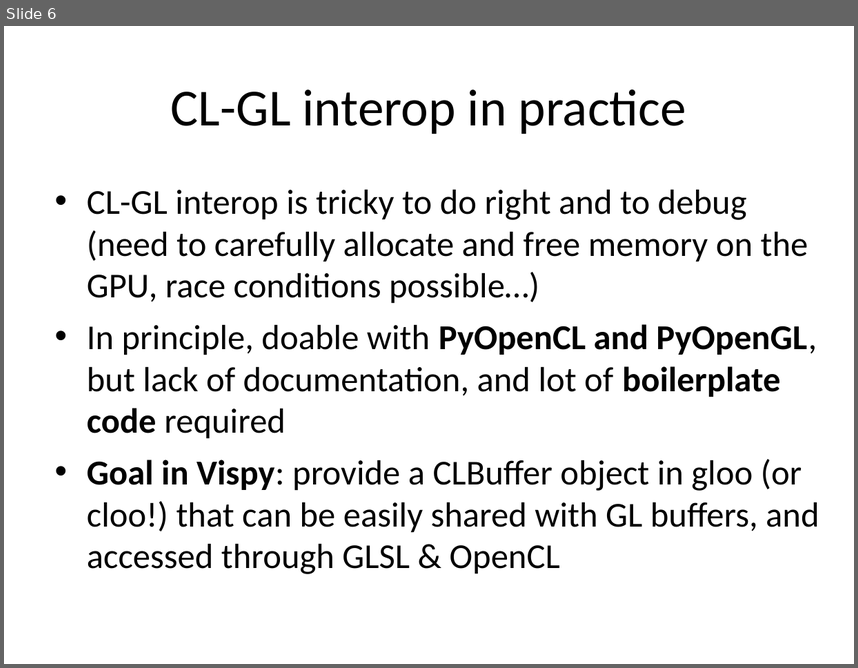
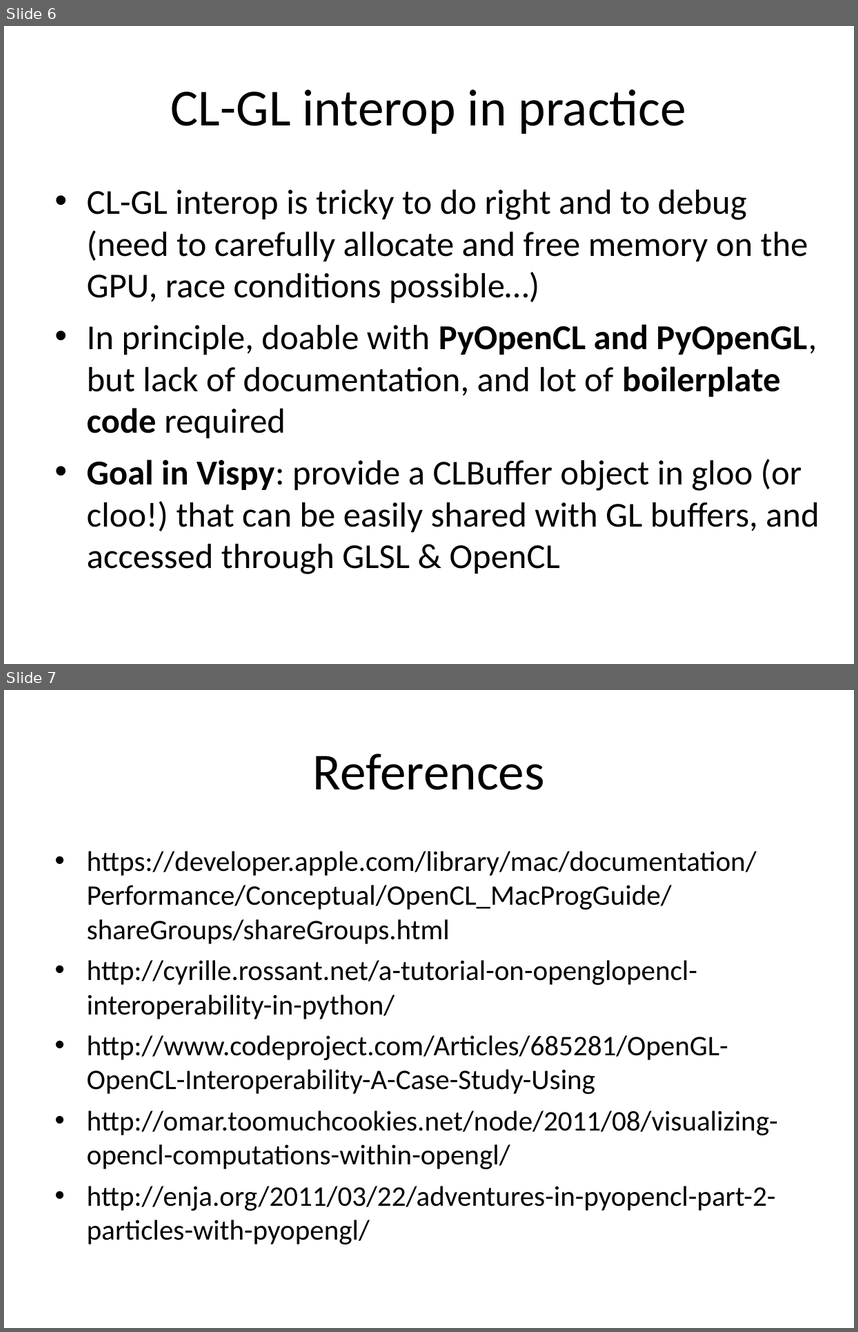
Before and after one commit to vispy/codecamp-esrf-2014, a slide deck: cr/7-glcl/glcl.ppt. Shown one above the other, each under a label of ours: slide 6 before the commit, slides 6 and 7 after it. The pictures are 858x668 and 858x1332 pixels, drawn with LibreOffice and Linux fonts; fonts in the diff are those of the drawing. Boxes give left, top, right and bottom in pixels: in the first picture for what was removed or moved away, otherwise in the second. Text is boxed around its words. In the diff, an @@ line names an element or a change of style, - is before the commit and + after.

Commit message:
Added some links in GL-CL talk.

```diff
--- a/cr/7-glcl/glcl.ppt
+++ b/cr/7-glcl/glcl.ppt
@@ slide 7 added at <box>4,690,854,1328</box>, background #FFFFFF @@
@@ title added at <box>313,753,545,790</box>, 44 pt, text #000000 @@
+References
@@ text added at <box>87,851,778,1244</box>, 24 pt, text #000000 @@
+• https://developer.apple.com/library/mac/documentation/Performance/Conceptual/OpenCL_MacProgGuide/shareGroups/shareGroups.html
+• http://cyrille.rossant.net/a-tutorial-on-openglopencl-interoperability-in-python/
+• http://www.codeproject.com/Articles/685281/OpenGL-OpenCL-Interoperability-A-Case-Study-Using
+• http://omar.toomuchcookies.net/node/2011/08/visualizing-opencl-computations-within-opengl/
+• http://enja.org/2011/03/22/adventures-in-pyopencl-part-2-particles-with-pyopengl/
```
